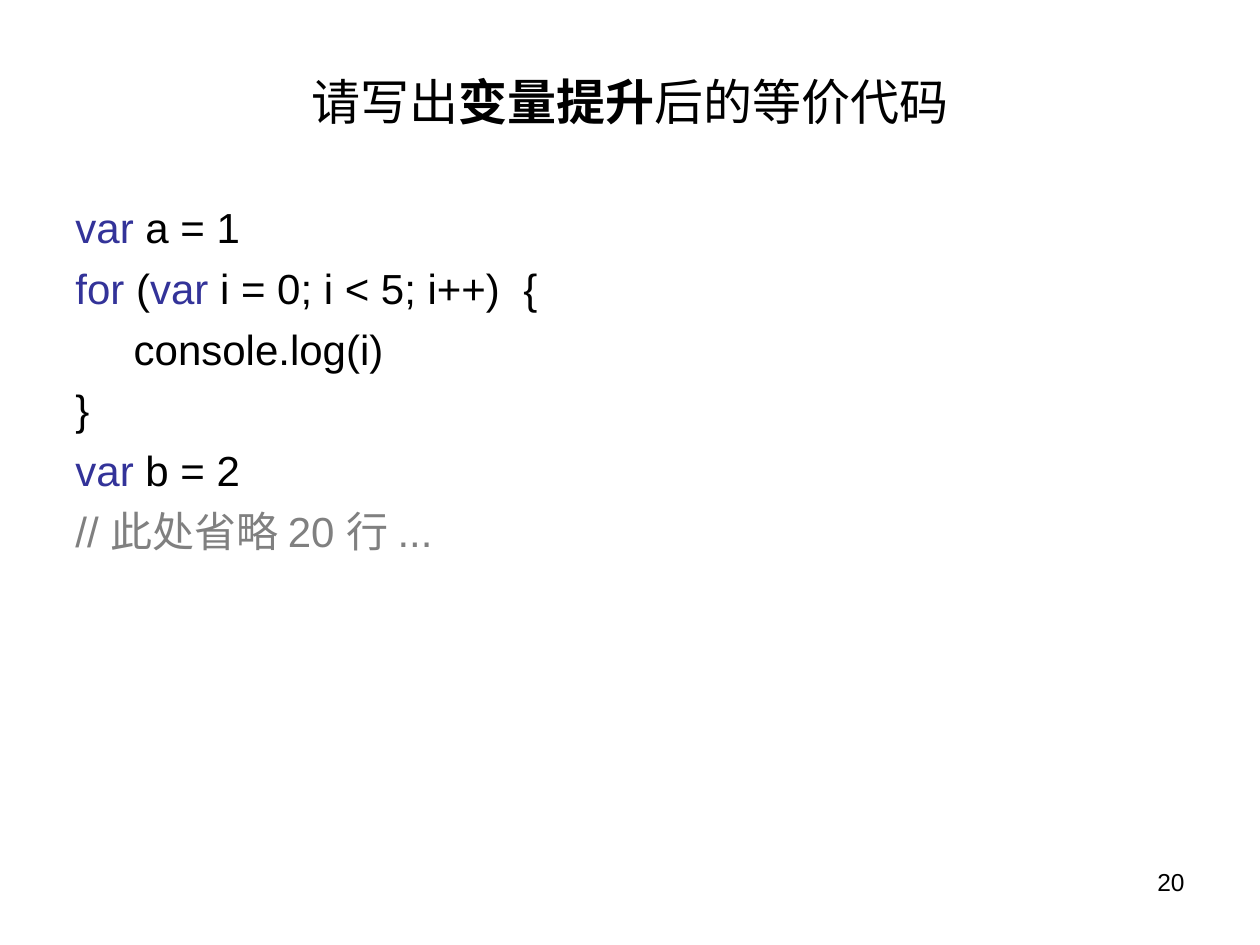
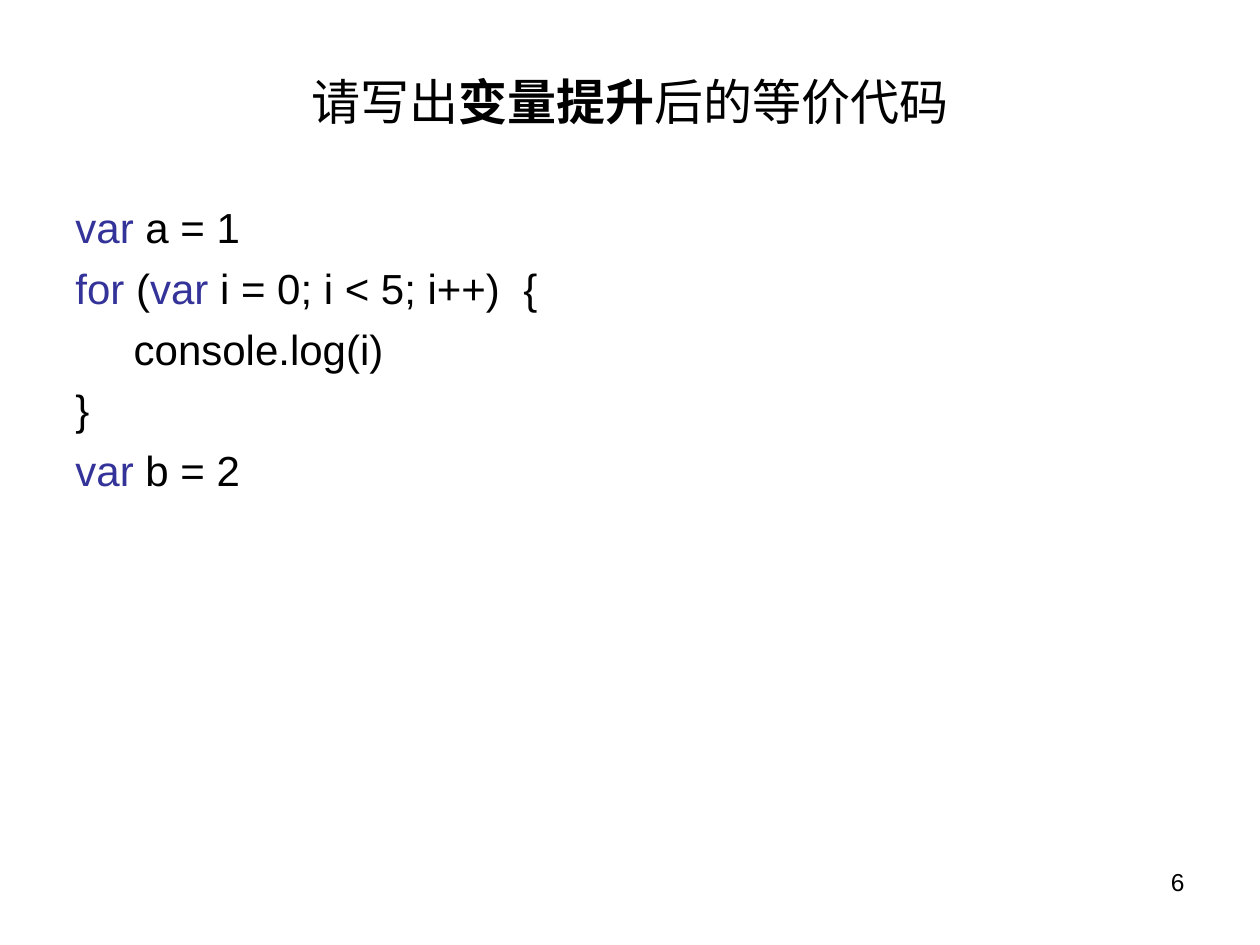
Before and after one commit to panxuepeng/javascript, a slide deck: slide 6 of ppt/第二天课程.ppt (slide 20 before the commit). Drawn at 1260x945 pixels with LibreOffice and Linux fonts; fonts in the diff are those of the drawing. Boxes give left, top, right and bottom in pixels: in the first picture for what was removed or moved away, otherwise in the second. Text is boxed around its words. In the diff, an @@ line names an element or a change of style, - is before the commit and + after.

```diff
--- a/ppt/第二天课程.ppt
+++ b/ppt/第二天课程.ppt
@@ text at [110, 512, 388, 551]: paragraph removed @@
-// 此处省略 20 行 ...
@@ page number at [1171, 874, 1185, 892]: text changed @@
-20
+6
```
Also in this commit, not shown: 3 other slides changed, 15 slides removed, 2 other files.
